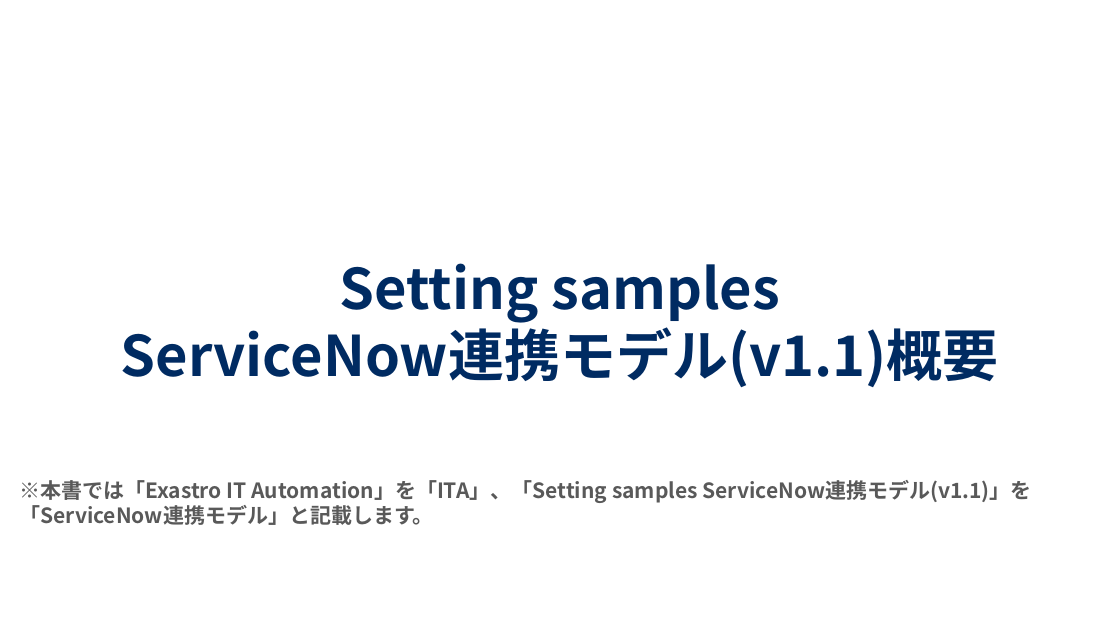
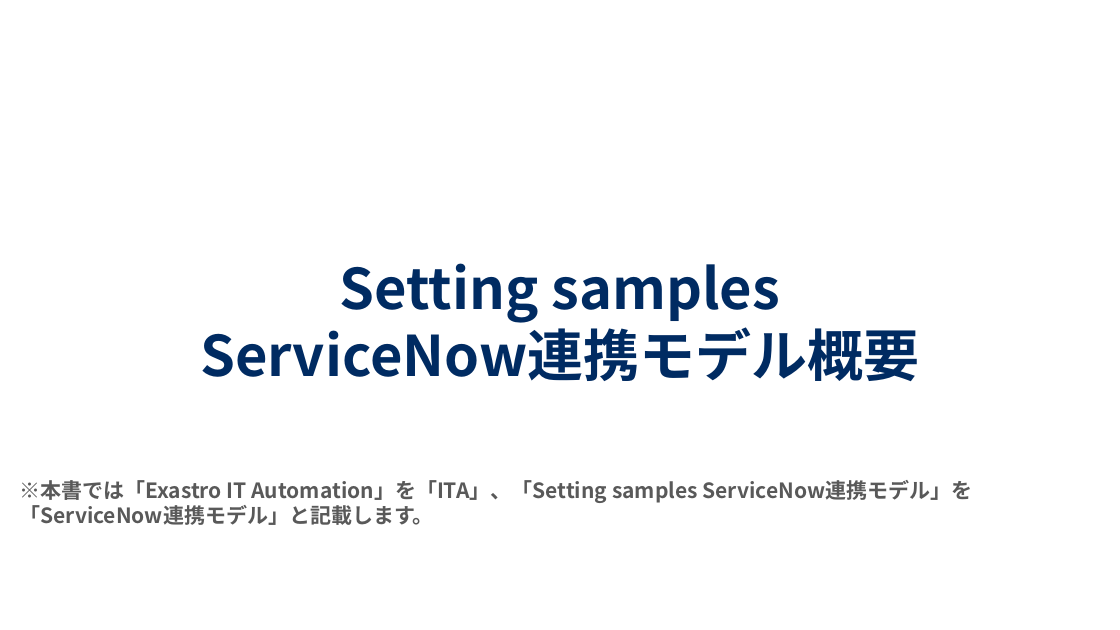
Before and after one commit to exastro-suite/SettingSamples-ServiceNow, a slide deck: slide 1 of docs/setting-samples-servicenow-overview_ja.pptx. Drawn at 1120x630 pixels with LibreOffice and Linux fonts; fonts in the diff are those of the drawing; background and template pictures are left out. Boxes give left, top, right and bottom in pixels: in the first picture for what was removed or moved away, otherwise in the second. Text is boxed around its words. In the diff, an @@ line names an element or a change of style, - is before the commit and + after.

```diff
--- a/docs/setting-samples-servicenow-overview_ja.pptx
+++ b/docs/setting-samples-servicenow-overview_ja.pptx
@@ text at (200, 320, 919, 381): text changed @@
-ServiceNow連携モデル(v1.1)概要
+ServiceNow連携モデル概要
@@ text at (19, 480, 973, 525): text changed @@
-※本書では「Exastro IT Automation」を「ITA」、「Setting samples ServiceNow連携モデル(v1.1)」を「ServiceNow連携モデル」と記載します。
+※本書では「Exastro IT Automation」を「ITA」、「Setting samples ServiceNow連携モデル」を「ServiceNow連携モデル」と記載します。
```
Also in this commit, not shown: 4 other slides changed, 1 slide added, 3 other files.
